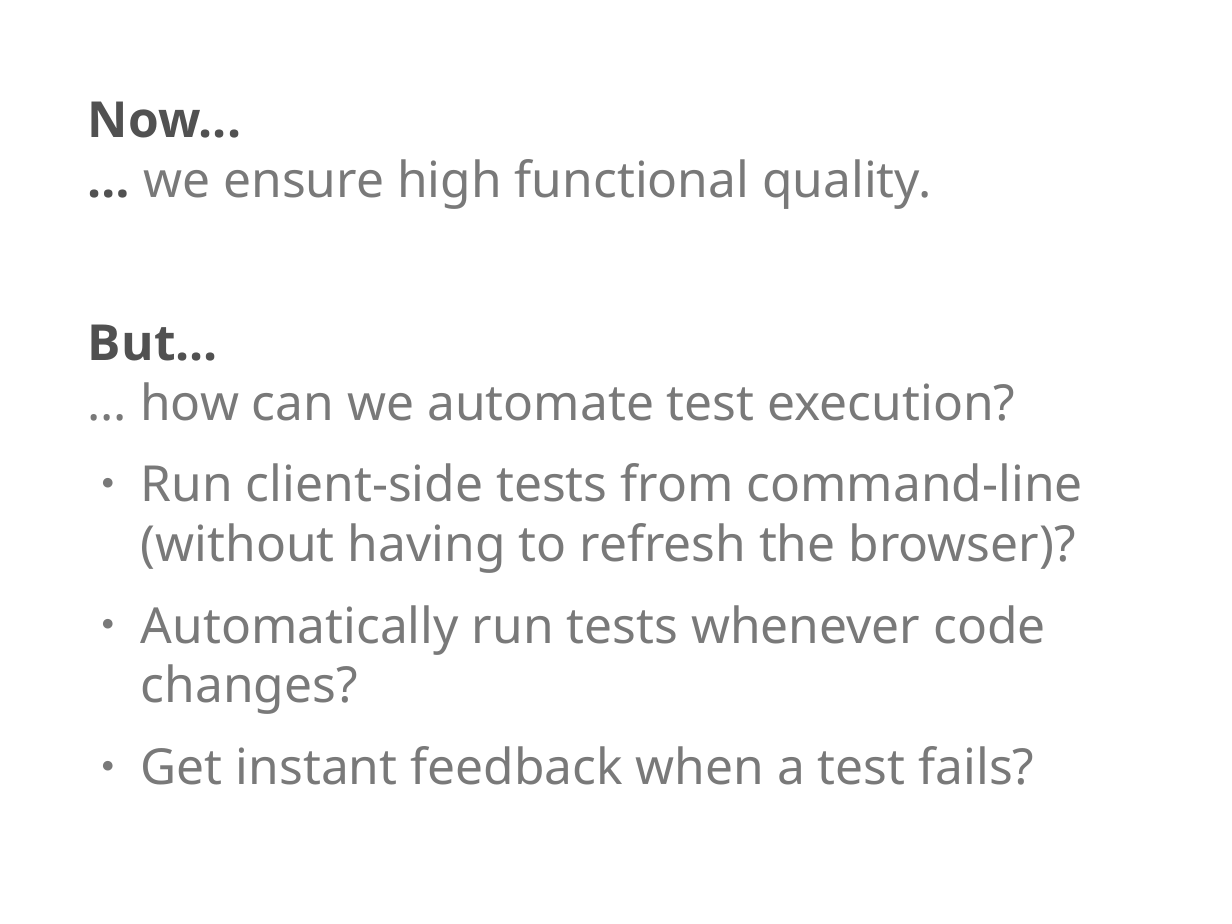
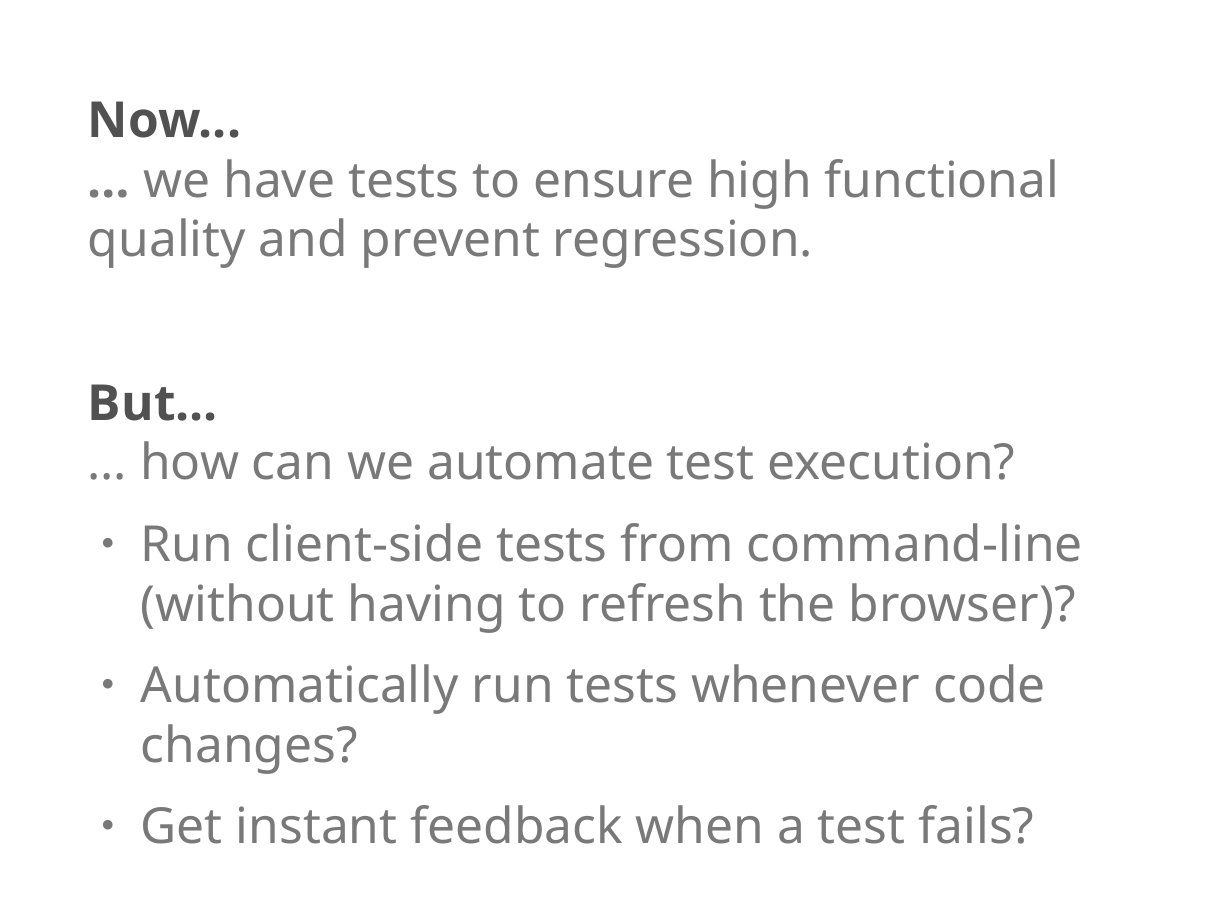
Before and after one commit to codecentric/movie-database-node, a slide deck: slide 17 of frameworks-tools-services-slides/agile-javascript-frameworks-tools-services.odp. Drawn at 1232x924 pixels with LibreOffice and Linux fonts; fonts in the diff are those of the drawing; background and template pictures are left out. Boxes give left, top, right and bottom in pixels: in the first picture for what was removed or moved away, otherwise in the second. Text is boxed around its words. In the diff, an @@ line names an element or a change of style, - is before the commit and + after.

```diff
--- a/frameworks-tools-services-slides/agile-javascript-frameworks-tools-services.odp
+++ b/frameworks-tools-services-slides/agile-javascript-frameworks-tools-services.odp
@@ text at <box>88,101,1060,268</box>: text changed @@
-Now...
-… we ensure high functional quality.
+Now...
+… we have tests to ensure high functional quality and prevent regression.
```
Also in this commit, not shown: 9 other slides changed, 1 slide added, 1 other file.
